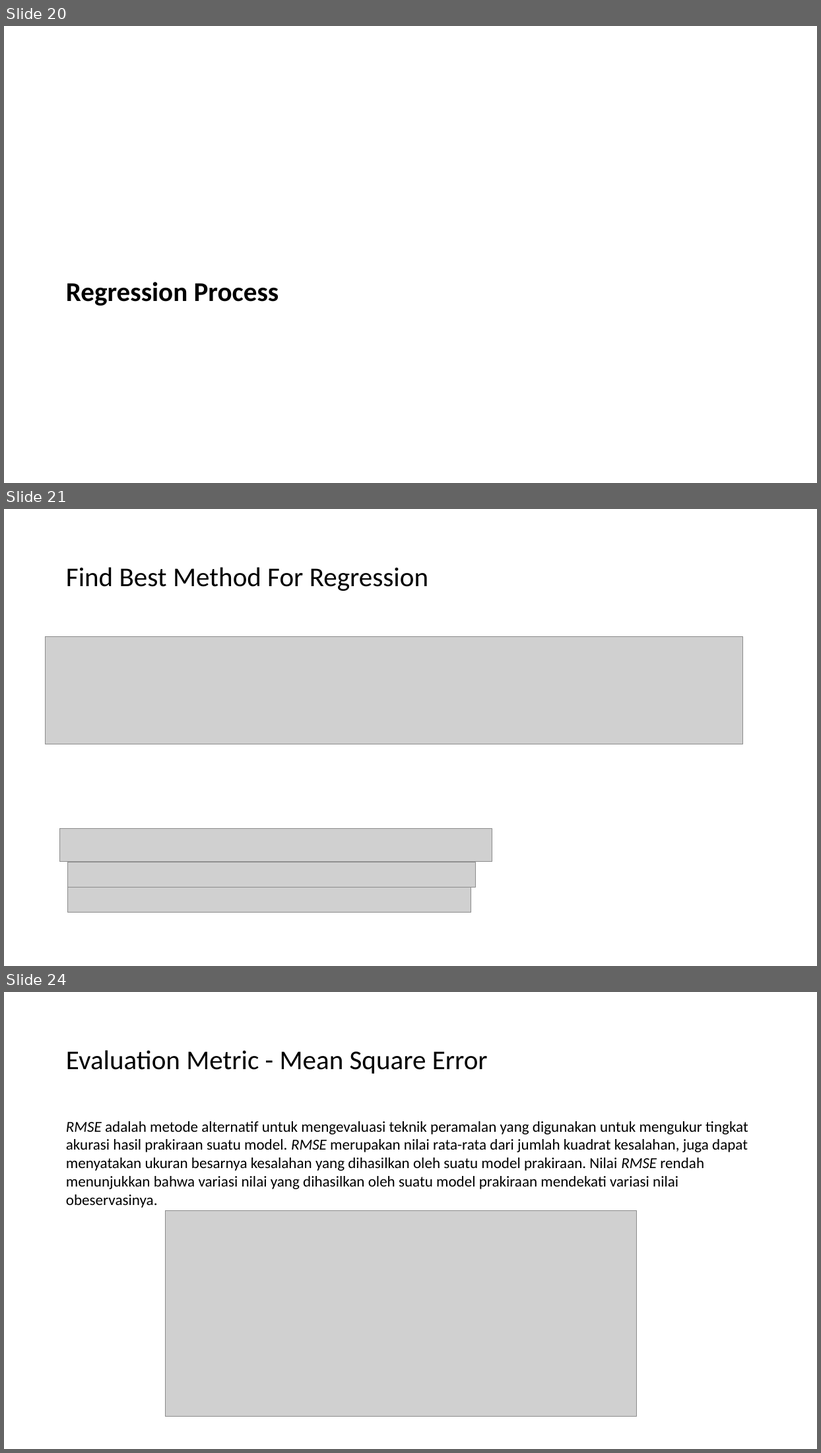
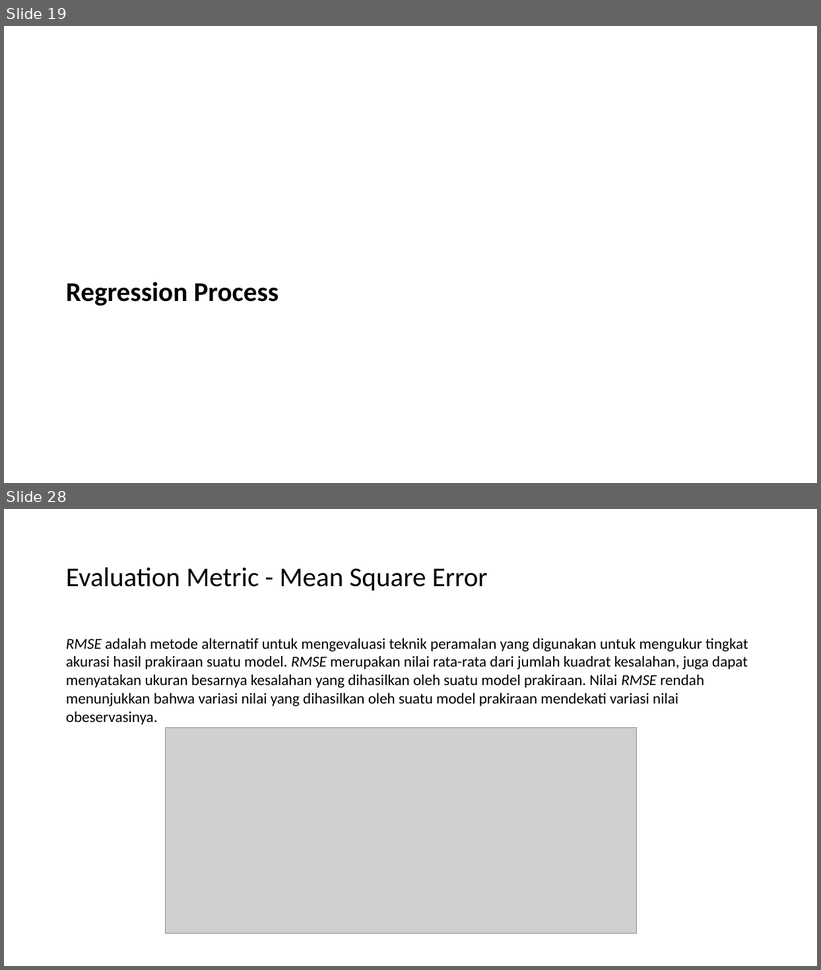
Before and after one commit to adamwdb/bike_demand, a slide deck: Presentation _ Bike _ Demand.pptx. Shown one above the other, each under a label of ours: slides 20, 21 and 24 before the commit, slides 19 and 28 after it; the slides between them are not shown. The pictures are 821x1453 and 821x970 pixels, drawn with LibreOffice and Linux fonts; fonts in the diff are those of the drawing; grey boxes stand for pictures. Boxes give left, top, right and bottom in pixels: in the first picture for what was removed or moved away, otherwise in the second. Text is boxed around its words. In the diff, an @@ line names an element or a change of style, - is before the commit and + after.

```diff
--- a/Presentation _ Bike _ Demand.pptx
+++ b/Presentation _ Bike _ Demand.pptx
@@ slide 21 removed at box(4, 509, 817, 966), background #FFFFFF @@
@@ title removed at box(66, 567, 428, 591) @@
-Find Best Method For Regression
@@ picture removed at box(46, 637, 743, 745) @@
@@ picture removed at box(60, 829, 492, 862) @@
@@ picture removed at box(68, 862, 475, 888) @@
@@ picture removed at box(68, 888, 471, 914) @@
@@ what was slide 20 is now slide 19 @@
@@ what was slide 24 is now slide 28 @@
```
Also in this commit, not shown: 8 slides added, 3 other slides removed, 2 other files.
